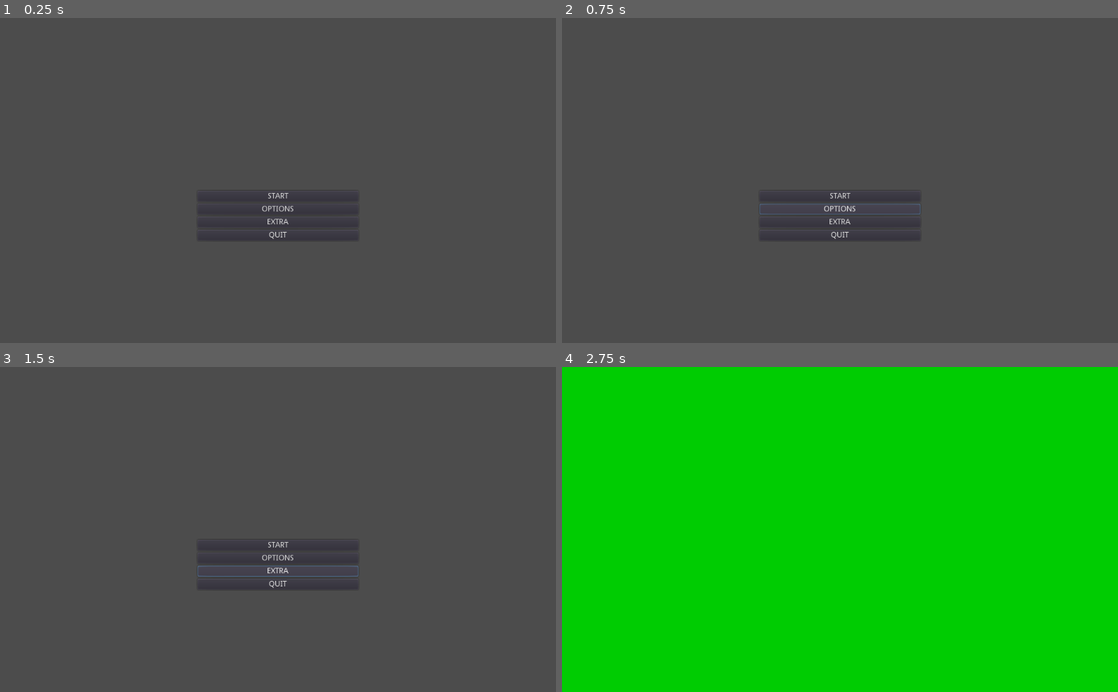
Above: before the commit, frames 1-4 (two rows, left to right).
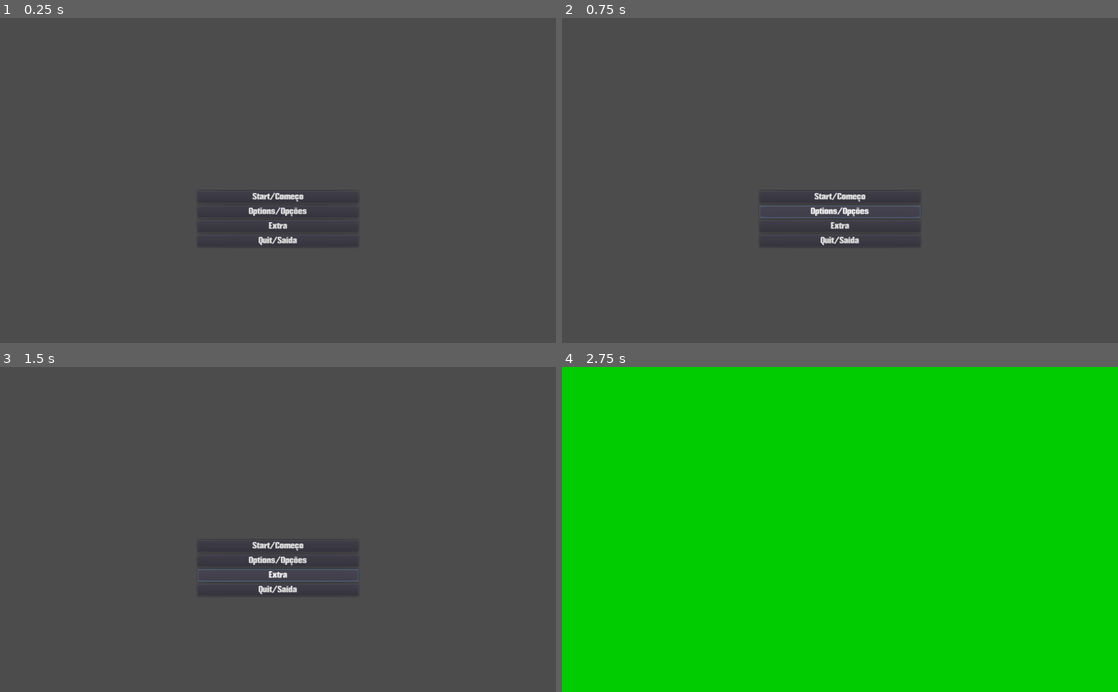
Above: after the commit, the same moments.

Repository: EyeBallTank/PROJECT-NORTUBEL-main-ish
Game: Godot game, scene res://screens/MainMenu.tscn
Same seed, same stepped clock (60 frames per second), same inputs: the game is played once before the commit and once after it.
Inputs:
- Up to frame 1 (0.25 s): no input
- Up to frame 2 (0.75 s): click "OPTIONS" (after the commit: "Options/Opções") at 0.5 s
- Up to frame 3 (1.5 s): click "EXTRA" (after the commit: "Extra") at 1.25 s
- Up to frame 4 (2.75 s): click "START" (after the commit: "Start/Começo") at 2 s

The runs differ from the first frame. In frame 1, 0.7% of the frame differs, in the area x 35-65%, y 53-71%; in frame 2, 1.0%; in frame 3, 0.9%; in frame 4, nothing differs.

Commit message:
got a custom font
source is https://www.fontspace.com/mikodacs-font-f13566

Diff:
--- a/screens/MainMenu.tscn
+++ b/screens/MainMenu.tscn
@@ -1,6 +1,19 @@
-[gd_scene load_steps=2 format=2]
+[gd_scene load_steps=7 format=2]
 
 [ext_resource path="res://screens/MainMenu.gd" type="Script" id=1]
+[ext_resource path="res://assets/fonts/mikodacs-font/Mikodacs-vp2L.otf" type="DynamicFontData" id=2]
+
+[sub_resource type="DynamicFont" id=1]
+font_data = ExtResource( 2 )
+
+[sub_resource type="DynamicFont" id=2]
+font_data = ExtResource( 2 )
+
+[sub_resource type="DynamicFont" id=3]
+font_data = ExtResource( 2 )
+
+[sub_resource type="DynamicFont" id=4]
+font_data = ExtResource( 2 )
 
 [node name="MainMenu" type="Control"]
 anchor_right = 1.0
@@ -17,26 +30,30 @@
 
 [node name="StartButton" type="Button" parent="VBoxContainer"]
 margin_right = 296.0
-margin_bottom = 20.0
-text = "START"
+margin_bottom = 23.0
+custom_fonts/font = SubResource( 1 )
+text = "Start/Começo"
 
 [node name="OptionsButton" type="Button" parent="VBoxContainer"]
-margin_top = 24.0
+margin_top = 27.0
 margin_right = 296.0
-margin_bottom = 44.0
-text = "OPTIONS"
+margin_bottom = 50.0
+custom_fonts/font = SubResource( 2 )
+text = "Options/Opções"
 
 [node name="ExtraButton" type="Button" parent="VBoxContainer"]
-margin_top = 48.0
+margin_top = 54.0
 margin_right = 296.0
-margin_bottom = 68.0
-text = "EXTRA"
+margin_bottom = 77.0
+custom_fonts/font = SubResource( 3 )
+text = "Extra"
 
 [node name="QuitButton" type="Button" parent="VBoxContainer"]
-margin_top = 72.0
+margin_top = 81.0
 margin_right = 296.0
-margin_bottom = 92.0
-text = "QUIT"
+margin_bottom = 104.0
+custom_fonts/font = SubResource( 4 )
+text = "Quit/Saída"
 
 [connection signal="pressed" from="VBoxContainer/StartButton" to="." method="_on_StartButton_pressed"]
 [connection signal="pressed" from="VBoxContainer/QuitButton" to="." method="_on_QuitButton_pressed"]
Binary file added: assets/fonts/mikodacs-font/Mikodacs-vp2L.otf
Binary file added: assets/fonts/mikodacs-font/Mikodacspcs-wAv9.otf
Not shown, added: assets/fonts/mikodacs-font/info.txt
Not shown, added: assets/fonts/mikodacs-font/misc/OFL_License-1eb3.txt
Not shown, added: assets/fonts/mikodacs-font/misc/MikodacsSpec-5a39.pdf
